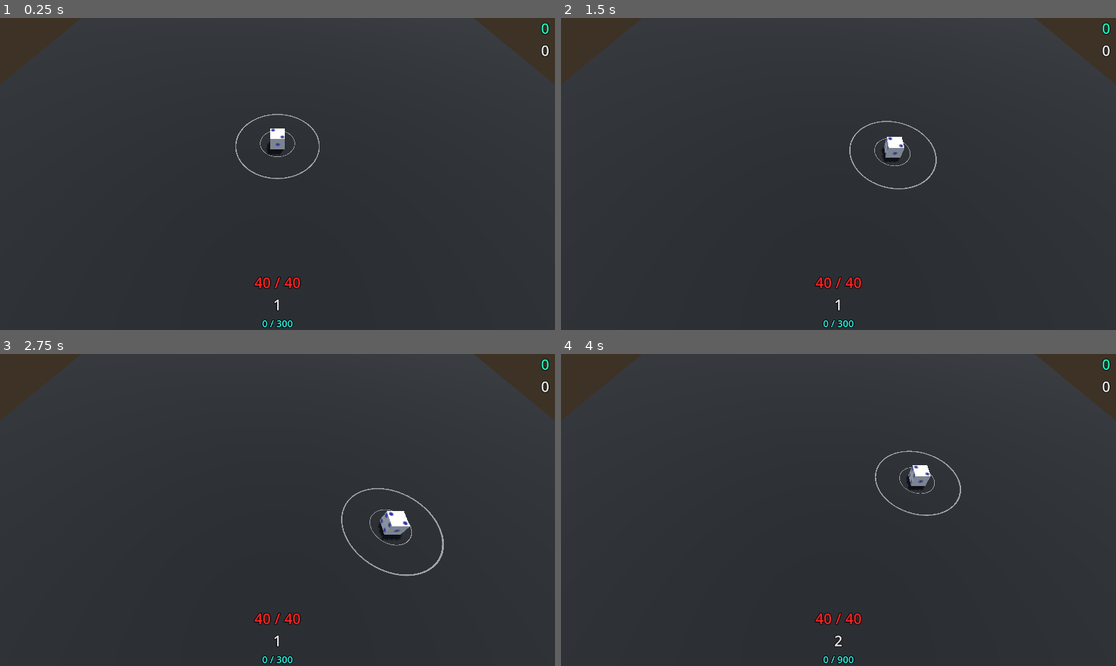
Above: before the commit, frames 1-4 (two rows, left to right).
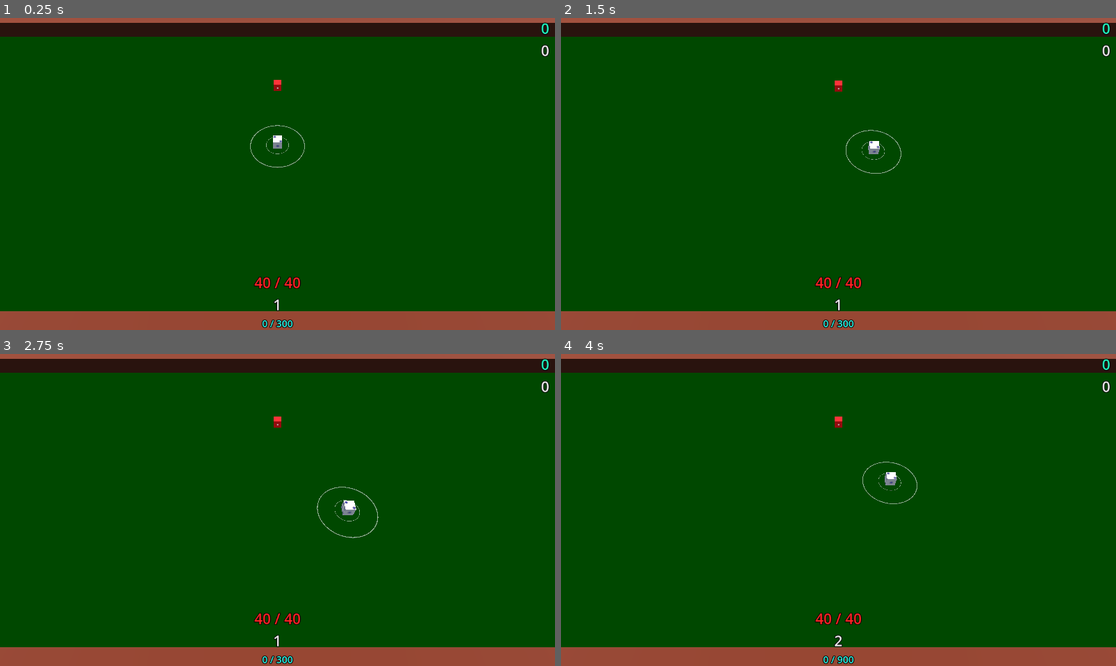
Above: after the commit, the same moments.

Repository: KamPit0605/gdc-project--dice-challenge
Game: Godot game, scene res://Scenes/game_scene.tscn
Two runs of this game, one before a commit and one after it. Both use one fixed random seed, a clock stepped at 60 frames per second and the inputs below. Before the commit the project starts from res://Scenes/prototype.tscn.
Inputs (mouse positions are in pixels of both pictures, inside the frame that each line leads up to):
- Up to frame 1 (0.25 s): no input
- Up to frame 2 (1.5 s): tap Enter (ui_accept) at 0.5, 0.77 s; move the mouse to (960, 158) at 0.52 s; hold D (Move_Right) 0.53-1.28 s; click (960, 158) at 0.6 s; move the mouse to (727, 189) at 1.27 s; hold S (Move_Backward) from 1.28 s (still down); click (727, 189) at 1.35 s
- Up to frame 3 (2.75 s): tap Enter (ui_accept) at 1.52 s; move the mouse to (333, 441) at 2.02 s; release S (Move_Backward) at 2.03 s; hold D (Move_Right) from 2.03 s (still down); tap Z (Auto_Attack) at 2.1 s; click (333, 441) at 2.3 s
- Up to frame 4 (4 s): move the mouse to (810, 572) at 2.77 s; release D (Move_Right) at 2.78 s; hold W (Move_Forward) 2.78-3.53 s; tap L (Level Up) at 2.85 s; tap Enter (ui_accept) at 3.02, 3.77 s; click (810, 572) at 3.05 s; move the mouse to (1005, 556) at 3.52 s; hold A (Move_Left) from 3.53 s (still down); click (1005, 556) at 3.6 s

The runs differ from the first frame. In frame 1, 100% of the frame differs, in the area x 0-100%, y 0-100%; in frame 2, 100%; in frame 3, 100%; in frame 4, 100%.

Commit message:
2026-4-4 | More Enemy Spawn Locations & OT Clock
(Main Scene is changed to the "game_scene")

- four more marker3d position references relative to the stage (doesn't follow Player)
- Overtime clock (or timer) implemented. Nothing happens when switched from regular timer yet.

- Added the "Matching!" text when the three dice are the same number.

Diff:
--- a/Scenes/game_scene.tscn
+++ b/Scenes/game_scene.tscn
@@ -146,6 +146,20 @@
 transform = Transform3D(-0.8660254, -0.43301278, 0.25, 0, 0.49999997, 0.86602545, -0.50000006, 0.75, -0.43301266, 0, 0, 0)
 shadow_enabled = true
 
+[node name="Position References" type="Node3D" parent="." unique_id=1335502231]
+
+[node name="UpPositionStagePosition" type="Marker3D" parent="Position References" unique_id=482426905]
+transform = Transform3D(1, 0, 0, 0, 1, 0, 0, 0, 1, 0, 5, -40)
+
+[node name="DownPositionStagePosition" type="Marker3D" parent="Position References" unique_id=304081045]
+transform = Transform3D(1, 0, 0, 0, 1, 0, 0, 0, 1, 0, 5, 30)
+
+[node name="LeftPositionStagePosition" type="Marker3D" parent="Position References" unique_id=572229477]
+transform = Transform3D(1, 0, 0, 0, 1, 0, 0, 0, 1, -66, 5, 0)
+
+[node name="RightPositionStagePosition" type="Marker3D" parent="Position References" unique_id=783419252]
+transform = Transform3D(1, 0, 0, 0, 1, 0, 0, 0, 1, 65, 5, 0)
+
 [node name="PlayerDice" type="CharacterBody3D" parent="." unique_id=1267587966 node_paths=PackedStringArray("player", "PlayerTrigger", "AttackTrigger")]
 transform = Transform3D(1, 0, 0, 0, 1, 0, 0, 0, 1, 0, 1, 0)
 script = ExtResource("1_4xiap")
@@ -451,12 +465,16 @@
 
 [node name="DiceSystem" parent="." unique_id=87870044 instance=ExtResource("12_wywco")]
 
-[node name="Enemy Spawner" parent="." unique_id=1095715711 n …(80 unchanged characters)… Marker", "TopMidReset", "BottomMidReset") instance=ExtResource("7_2fmhe")]
+[node name="Enemy Spawner" parent="." unique_id=1095715711 n …(80 unchanged characters)… Marker", "TopMidReset", "BottomMidReset", "UpPositionStageMarker", "DownPositionStageMarker", "LeftPositionStageMarker", "RightPositionStageMarker") instance=ExtResource("7_2fmhe")]
 targetPlayer = NodePath("../PlayerDice")
 TopPositionMarker = NodePath("../PlayerDice/Position References/Top-Mid Position")
 BottomPositionMarker = NodePath("../PlayerDice/Position References/Bottom-Mid Position")
 TopMidReset = NodePath("../PlayerDice/Position References/Top-Mid Reset")
 BottomMidReset = NodePath("../PlayerDice/Position References/Bottom-Mid Reset")
+UpPositionStageMarker = NodePath("../Position References/UpPositionStagePosition")
+DownPositionStageMarker = NodePath("../Position References/DownPositionStagePosition")
+LeftPositionStageMarker = NodePath("../Position References/LeftPositionStagePosition")
+RightPositionStageMarker = NodePath("../Position References/RightPositionStagePosition")
 
 [connection signal="area_entered" from="PlayerDice/PlayerTrigger" to="PlayerDice" method="_on_player_trigger_area_entered"]
 [connection signal="area_exited" from="PlayerDice/PlayerTrigger" to="PlayerDice" method="_on_player_trigger_area_exited"]
--- a/Scenes/prototype.tscn
+++ b/Scenes/prototype.tscn
@@ -314,6 +314,20 @@
 
 [node name="GameSystem" parent="." unique_id=938242266 instance=ExtResource("12_xnjhx")]
 
+[node name="Position References" type="Node3D" parent="." unique_id=283533359]
+
+[node name="UpPositionStagePosition" type="Marker3D" parent="Position References" unique_id=290956762]
+transform = Transform3D(1, 0, 0, 0, 1, 0, 0, 0, 1, 0, 5, -15)
+
+[node name="DownPositionStagePosition" type="Marker3D" parent="Position References" unique_id=155714366]
+transform = Transform3D(1, 0, 0, 0, 1, 0, 0, 0, 1, 0, 5, 18)
+
+[node name="LeftPositionStagePosition" type="Marker3D" parent="Position References" unique_id=365914281]
+transform = Transform3D(1, 0, 0, 0, 1, 0, 0, 0, 1, -18, 5, 0)
+
+[node name="RightPositionStagePosition" type="Marker3D" parent="Position References" unique_id=828682597]
+transform = Transform3D(1, 0, 0, 0, 1, 0, 0, 0, 1, 19, 5, 0)
+
 [connection signal="area_entered" from="PlayerDice/PlayerTrigger" to="PlayerDice" method="_on_player_trigger_area_entered"]
 [connection signal="area_exited" from="PlayerDice/PlayerTrigger" to="PlayerDice" method="_on_player_trigger_area_exited"]
 [connection signal="area_entered" from="PlayerDice/Attacking/AttackTrigger" to="PlayerDice" method="_on_attack_trigger_area_entered"]
--- a/Scripts/Enemy/EnemySpawning.gd
+++ b/Scripts/Enemy/EnemySpawning.gd
@@ -12,6 +12,11 @@
 @export var BottomPositionMarker: Node3D
 @export var TopMidReset: Node3D
 @export var BottomMidReset: Node3D
+
+@export var UpPositionStageMarker: Node3D
+@export var DownPositionStageMarker: Node3D
+@export var LeftPositionStageMarker: Node3D
+@export var RightPositionStageMarker: Node3D
 
 var Spawning: bool
 var SpawnCount: int
@@ -34,7 +39,7 @@
 	if (SpawnCount > 0) && (Spawning == true) && (GlobalGameSystem.GamePlaying == true):
 		#var EnemyLowSpawned = EnemyLowLevel.instantiate()
 		#add_child(EnemyLowSpawned)
-		SpawnPosition = randi_range(0,1)
+		SpawnPosition = randi_range(0,5)
 		SpawnRNG = randi_range(0,50)
 		_instanceDifferentTypes()
 		SpawnCount -= 1
@@ -53,12 +58,20 @@
 	add_child(Instance_Level)
 	Instance_Level.Player = targetPlayer
 	if SpawnPosition == 0:
-		Instance_Level.position = Vector3(TopPositionMarker.position.x,6,TopPositionMarker.position.z)
+		Instance_Level.position = Vector3(TopPositionMarker.global_position.x,6,TopPositionMarker.global_position.z)
 		TopPositionMarker.translate(Vector3(randf_range(-5,5),0,randf_range(-5,2)))
 		#Instance_Lowlevel.translate(Vector3(randf_range(-5,5),6,randf_range(-5,5)))
 	elif SpawnPosition == 1:
-		Instance_Level.position = Vector3(BottomPositionMarker.position.x,6,BottomPositionMarker.position.z)
+		Instance_Level.position = Vector3(BottomPositionMarker.global_position.x,6,BottomPositionMarker.global_position.z)
 		BottomPositionMarker.translate(Vector3(randf_range(-5,5),0,randf_range(-5,2)))
+	elif SpawnPosition == 2:
+		Instance_Level.position = Vector3(UpPositionStageMarker.global_position.x,6,UpPositionStageMarker.global_position.z)
+	elif SpawnPosition == 3:
+		Instance_Level.position = Vector3(DownPositionStageMarker.global_position.x,6,DownPositionStageMarker.global_position.z)
+	elif SpawnPosition == 4:
+		Instance_Level.position = Vector3(LeftPositionStageMarker.global_position.x,6,LeftPositionStageMarker.global_position.z)
+	elif SpawnPosition == 5:
+		Instance_Level.position = Vector3(RightPositionStageMarker.global_position.x,6,RightPositionStageMarker.global_position.z)
 	#Instance_LowLevel.TopMidPosition = TopPositionMarker
 	#Instance_LowLevel.BottomMidPosition = BottomPositionMarker
 func _instanceDifferentTypes():
--- a/Scripts/UI/UiScript.gd
+++ b/Scripts/UI/UiScript.gd
@@ -25,6 +25,8 @@
 @onready var AbilityDiceName = $DiceContainer2/AbilityDice/AName
 var AbilityNames: String = "Ability"
 
+@onready var MatchingUI = $"DiceContainer/DefenseDice/Matching!"
+
 @onready var CriticalRoleUI = $VBoxContainer/Criticals/CriticalRoleUI
 @onready var CriticalFailureUI = $VBoxContainer/Criticals/CriticalFailureUI
 @onready var CriticalTimer = $CriticalTimer
@@ -32,7 +34,10 @@
 
 @onready var TimerUI = $VBoxContainer/TimerUI
 @onready var OverTimerUI = $VBoxContainer/OverTimerUI
-@export var timeInSeconds: int = 301
+@export var timeInSeconds: int = 2
+@export var overTimeInSeconds: int = 0
+var TimerBool: bool
+var OverTimerBool: bool
 #GlobalPlayerScript
 
 # Called when the node enters the scene tree for the first time.
@@ -43,6 +48,8 @@
 	AbilityDice.visible = false
 	if !GlobalGameSystem.GamePlaying:
 		TimerUI.visible = false
+		OverTimerUI.visible = false
+	TimerBool = true
 
 
 # Called every frame. 'delta' is the elapsed time since the previous frame.
@@ -66,12 +73,19 @@
 	HealthDiceNum.text = str(GlobalDiceScript.HealthDNum)
 	AbilityDiceName.text = AbilityNames
 
+	if ((GlobalDiceScript.AttackDNum == GlobalDiceScript.DefenseDNum) && (GlobalDiceScript.DefenseDNum == GlobalDiceScript.HealthDNum)):
+		if GlobalDiceScript.RollDice == false:
+			MatchingUI.visible = true
+		else:
+			MatchingUI.visible = false
+
 	#--Functions--
 	_takingDamage()
 	_showThoseDice()
 	_abiltyDieNames()
 	CriticalDisplay()
 	_timerSetup()
+	_timeToOvertime()
 	#pass
 
 func _takingDamage():
@@ -133,9 +147,20 @@
 		TimerUI.visible = true
 		GameTimer.start()
 
+func _timeToOvertime():
+	if timeInSeconds <= -1:
+		TimerUI.visible = false
+		OverTimerUI.visible = true
+		OverTimerBool = true
+		TimerBool = false
+		timeInSeconds = 0
 
 func _on_game_timer_timeout():
-	timeInSeconds -= 1
 	var m = int(timeInSeconds/60.0)
 	var s = timeInSeconds - m * 60
-	TimerUI.text = '%01d:%02d' % [m,s]
+	if TimerBool == true:
+		timeInSeconds -= 1
+		TimerUI.text = '%01d:%02d' % [m,s]
+	if OverTimerBool == true:
+		timeInSeconds += 1
+		OverTimerUI.text = "+"+'%01d:%02d' % [m,s]
--- a/UI/ui.tscn
+++ b/UI/ui.tscn
@@ -29,6 +29,12 @@
 [sub_resource type="LabelSettings" id="LabelSettings_hat8c"]
 font_size = 30
 font_color = Color(0.8, 0.9137255, 0, 1)
+outline_size = 6
+outline_color = Color(0.0142752165, 0.014275218, 0.014275218, 1)
+
+[sub_resource type="LabelSettings" id="LabelSettings_cbfhl"]
+font_size = 20
+font_color = Color(1, 0.60784316, 0.13725491, 1)
 outline_size = 6
 outline_color = Color(0.0142752165, 0.014275218, 0.014275218, 1)
 
@@ -370,6 +376,21 @@
 horizontal_alignment = 1
 vertical_alignment = 1
 
+[node name="Matching!" type="Label" parent="DiceContainer/DefenseDice" unique_id=154689814]
+visible = false
+layout_mode = 1
+anchors_preset = -1
+anchor_top = -0.82500005
+anchor_bottom = -0.82500005
+offset_left = -15.0
+offset_top = -42.0
+offset_right = 82.0
+size_flags_horizontal = 4
+text = "Matching!"
+label_settings = SubResource("LabelSettings_cbfhl")
+horizontal_alignment = 1
+vertical_alignment = 1
+
 [node name="HealthDice" type="Control" parent="DiceContainer" unique_id=2116378023]
 layout_mode = 2
 
@@ -458,7 +479,7 @@
 visible = false
 layout_mode = 2
 size_flags_horizontal = 4
-text = "[+0:00]"
+text = "+0:00"
 label_settings = SubResource("LabelSettings_c7tqi")
 
 [node name="Criticals" type="VBoxContainer" parent="VBoxContainer" unique_id=358116091]
--- a/project.godot
+++ b/project.godot
@@ -11,7 +11,7 @@
 [application]
 
 config/name="GDC Project: Dice Challenge"
-run/main_scene="uid://01rc4wcxhoec"
+run/main_scene="uid://ctckvq6qkfjvr"
 config/features=PackedStringArray("4.6", "GL Compatibility")
 config/icon="res://icon.svg"
 
